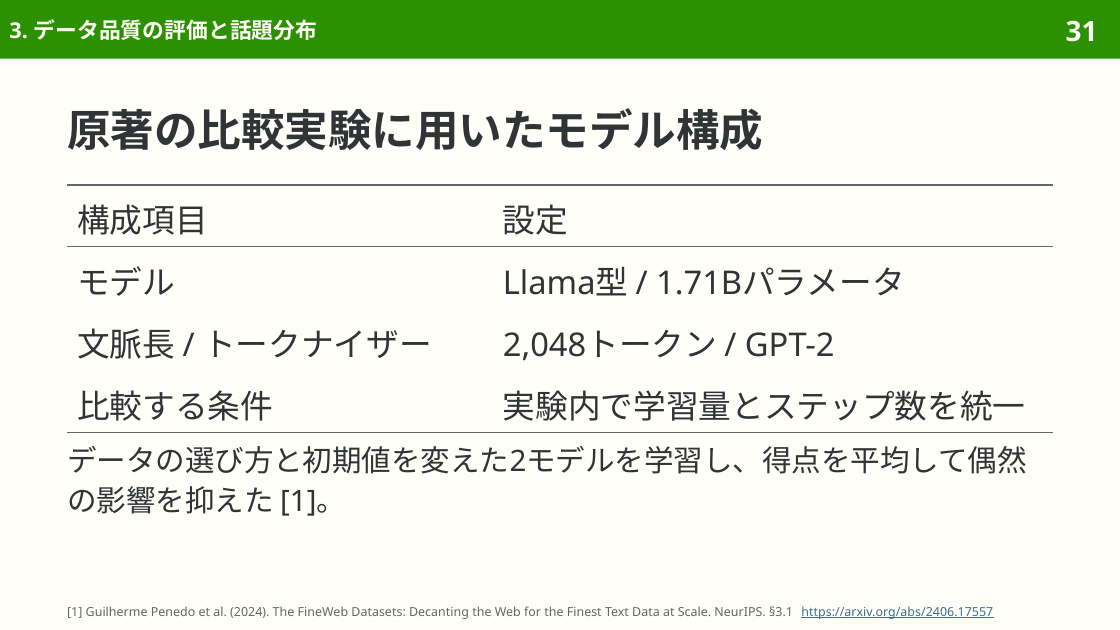
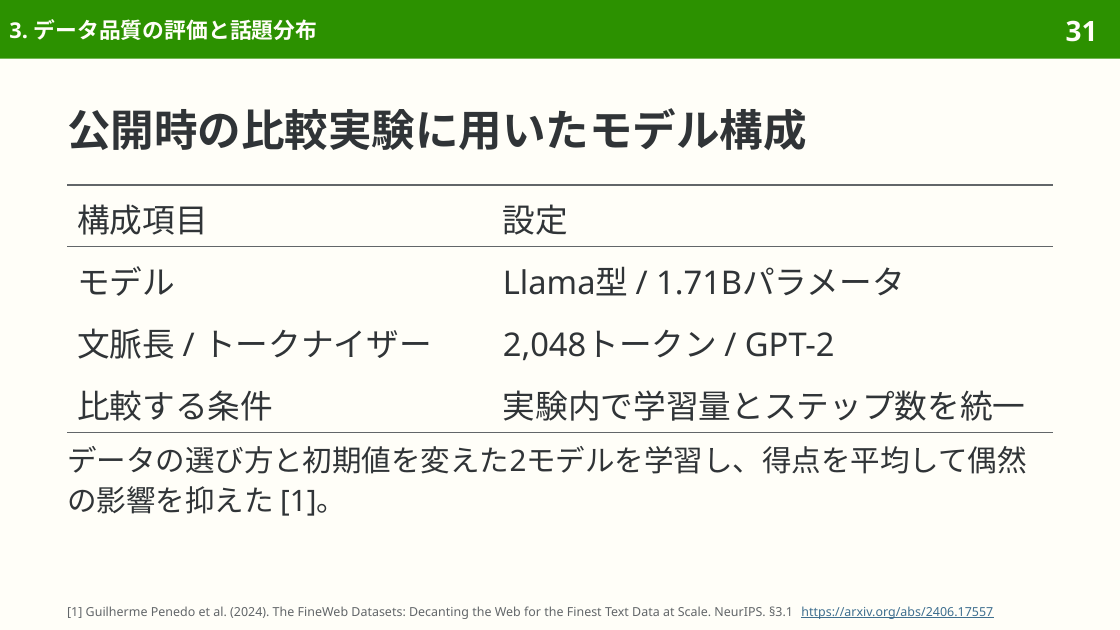
Before and after one commit to sasakiy84/datasets-in-10-minutes, a slide deck: slide 31 of slides/datasets-in-10-minutes-fineweb.pptx. Drawn at 1120x630 pixels with LibreOffice and Linux fonts; fonts in the diff are those of the drawing. Boxes give left, top, right and bottom in pixels: in the first picture for what was removed or moved away, otherwise in the second. Text is boxed around its words. In the diff, an @@ line names an element or a change of style, - is before the commit and + after.

Commit message:
slides(fineweb): refine Japanese wording and pair translations

```diff
--- a/slides/datasets-in-10-minutes-fineweb.pptx
+++ b/slides/datasets-in-10-minutes-fineweb.pptx
@@ title at box(67, 108, 806, 150): text changed @@
-原著の比較実験に用いたモデル構成
+公開時の比較実験に用いたモデル構成
```
Also in this commit, not shown: 22 other slides changed, 3 other files.
